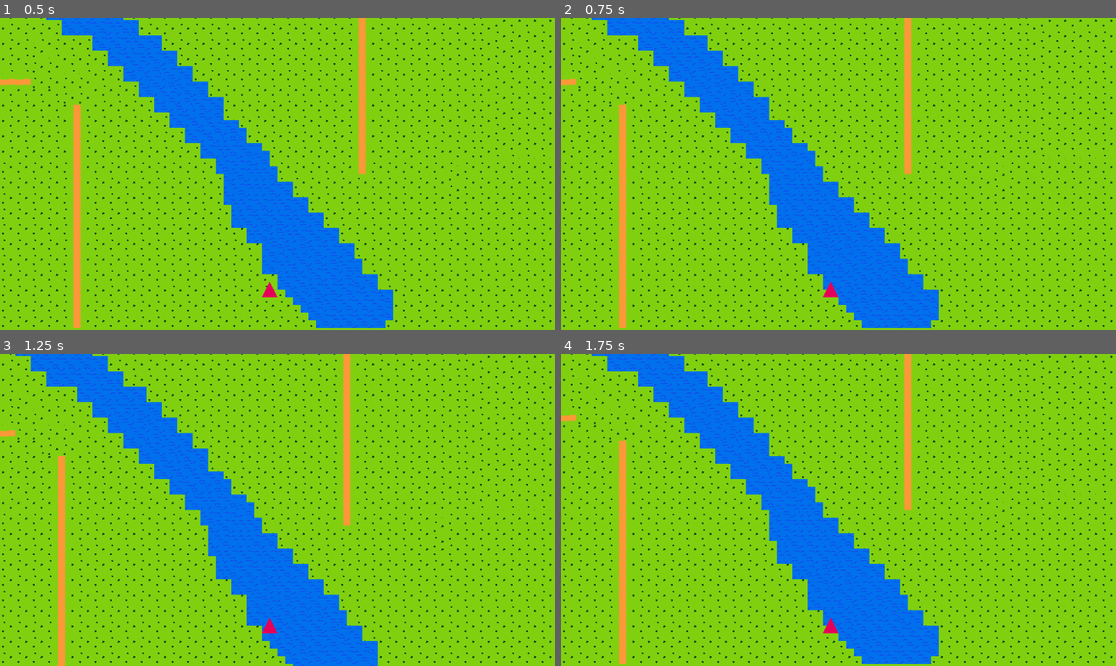
Above: before the commit, frames 1-4 (two rows, left to right).
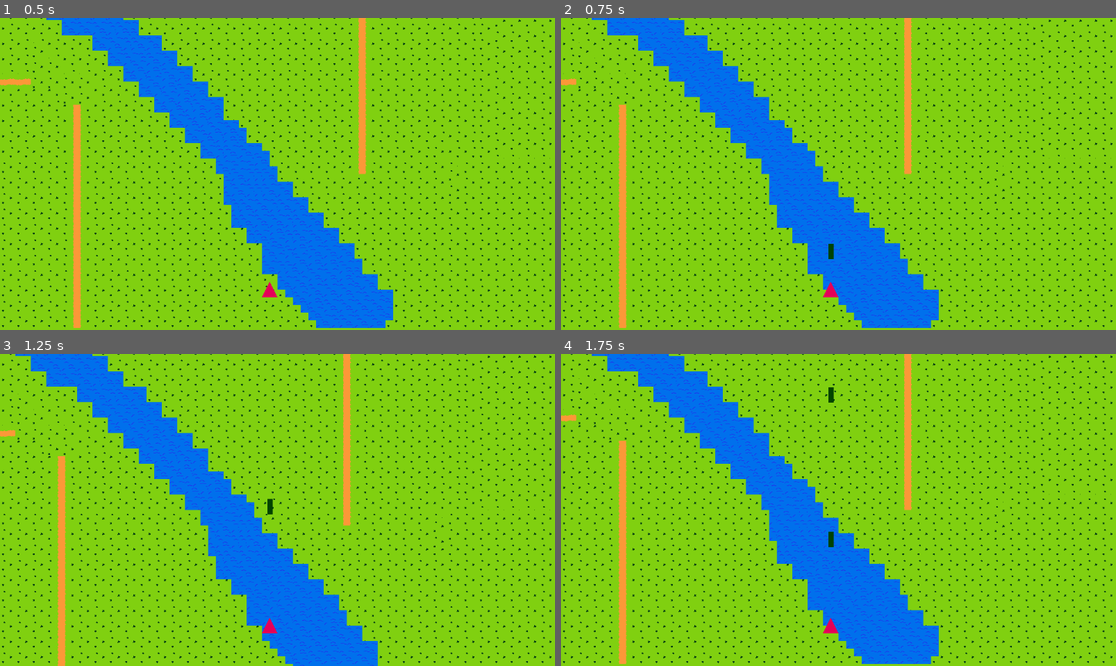
Above: after the commit, the same moments.

Repository: mjXmsdgh/game_gallery
Game: Godot game, scene res://game_scene/shooting/2_main/main.tscn
Same seed, same stepped clock (60 frames per second), same inputs: the game is played once before the commit and once after it. This scene is started directly instead of the project's main scene.
Inputs:
- Up to frame 1 (0.5 s): no input
- Up to frame 2 (0.75 s): tap Enter at 0.5 s; hold Right (ui_right) from 0.53 s (still down); tap Space (key_space) at 0.6 s
- Up to frame 3 (1.25 s): keep holding Right (ui_right)
- Up to frame 4 (1.75 s): release Right (ui_right) at 1.28 s; hold Down (ui_down) from 1.28 s (still down); tap Space (key_space) at 1.35 s

Frame 1 is identical in both runs. In frame 2, less than 0.1% of the frame differs, in the area x 48-50%, y 72-78%; in frame 3, less than 0.1%; in frame 4, 0.1%, in the area x 48-50%, y 10-62%.

Commit message:
delete bullet

Diff:
--- a/game_scene/shooting/2_main/bullet.gd
+++ b/game_scene/shooting/2_main/bullet.gd
@@ -10,9 +10,10 @@
 func _process(delta: float) -> void:
 	position.y=position.y-speed*delta
 
-	# 画面外に出たら弾を削除する
-	if position.y>get_viewport_rect().size.y:
-		queue_free()
-
 func delete() -> void:
 	queue_free()
+
+
+func _on_visible_on_screen_notifier_2d_screen_exited() -> void:
+	#カメラの外に出たので削除
+	delete()
--- a/game_scene/shooting/2_main/bullet.tscn
+++ b/game_scene/shooting/2_main/bullet.tscn
@@ -18,3 +18,7 @@
 position = Vector2(16, 16)
 texture = ExtResource("1_ifkch")
 metadata/_edit_group_ = true
+
+[node name="VisibleOnScreenNotifier2D" type="VisibleOnScreenNotifier2D" parent="."]
+
+[connection signal="screen_exited" from="VisibleOnScreenNotifier2D" to="." method="_on_visible_on_screen_notifier_2d_screen_exited"]
